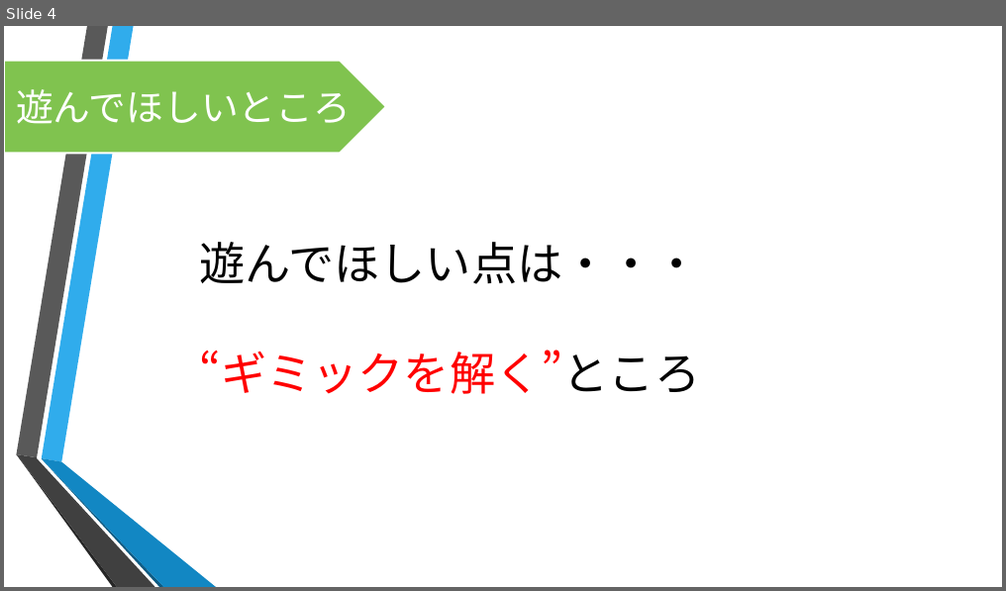
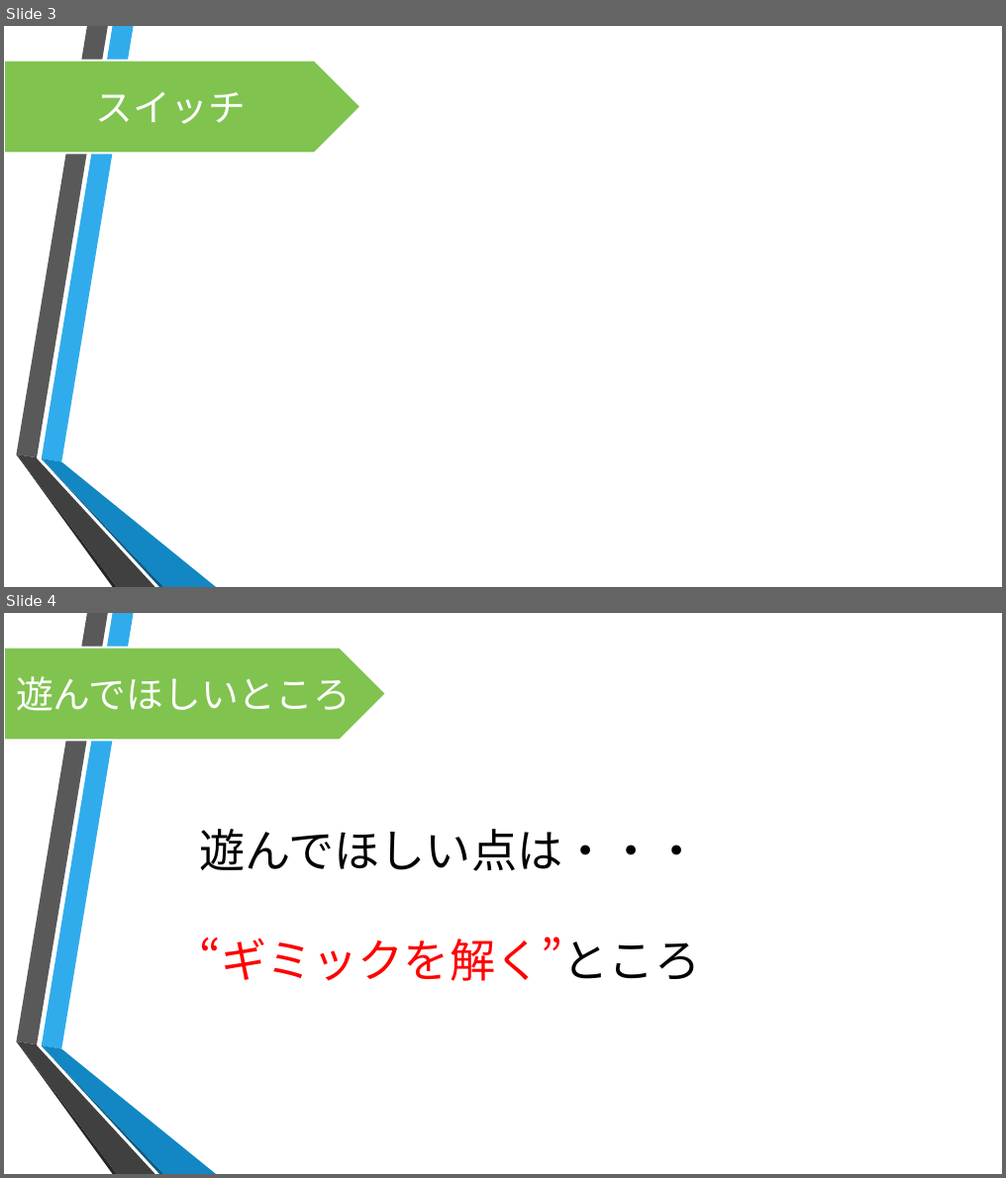
Before and after one commit to motoyaIto/TeamGifu, a slide deck: 超能力脱出劇_企画書.pptx. Shown one above the other, each under a label of ours: slide 4 before the commit, slides 3 and 4 after it. The pictures are 1006x591 and 1006x1178 pixels, drawn with LibreOffice and Linux fonts; fonts in the diff are those of the drawing; background and template pictures are left out. Boxes give left, top, right and bottom in pixels: in the first picture for what was removed or moved away, otherwise in the second. Text is boxed around its words. In the diff, an @@ line names an element or a change of style, - is before the commit and + after.

```diff
--- a/超能力脱出劇_企画書.pptx
+++ b/超能力脱出劇_企画書.pptx
@@ slide 3 added at (4,26,1002,587), background picture (left out); not listed: 6 template elements that a slide beside it also shows @@
@@ pentagon arrow added at (4,61,361,154), fill #80C34F, outline #FFFFFF 1.75 pt, 36 pt, text #FFFFFF @@
+スイッチ
```
Also in this commit, not shown: 1 slide changed, 1 slide removed.
